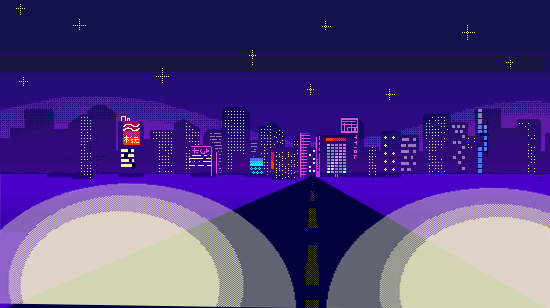
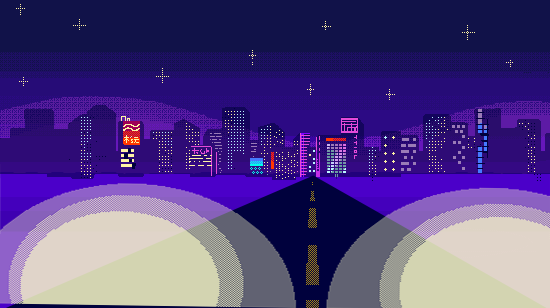
Before/after of a (550, 308) layered artwork. What changed in the layer stack:
"Layer 37": opacity 26% → 63% over [306, 182, 319, 308]
